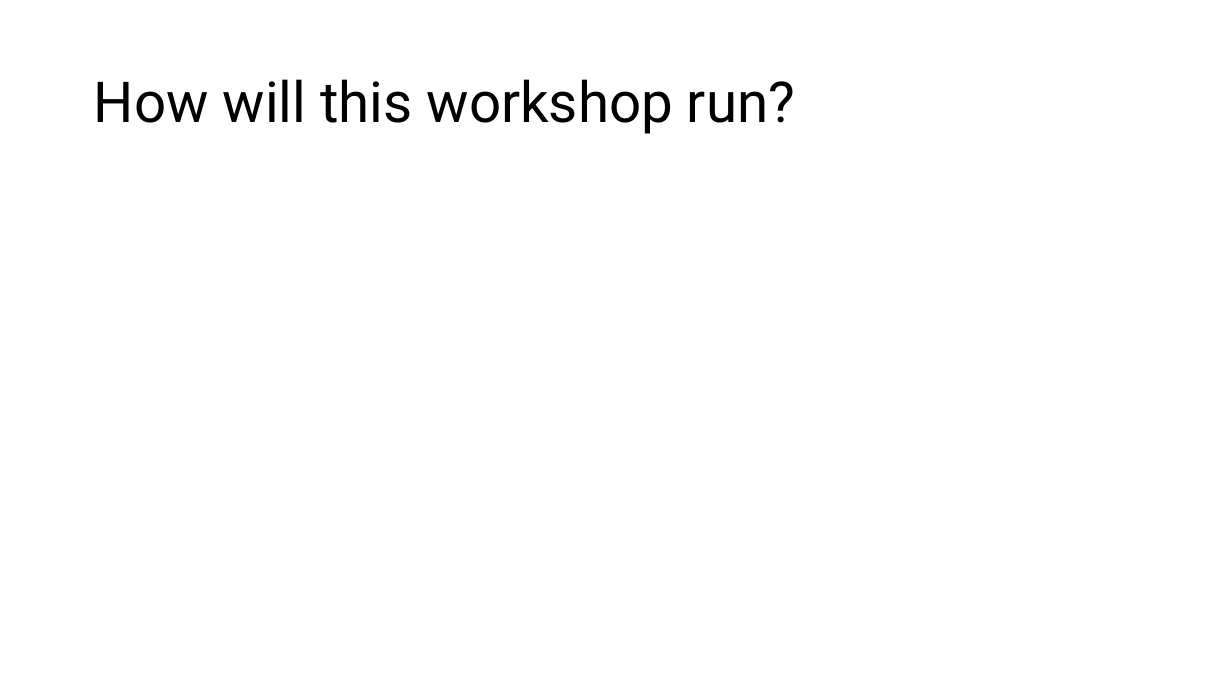
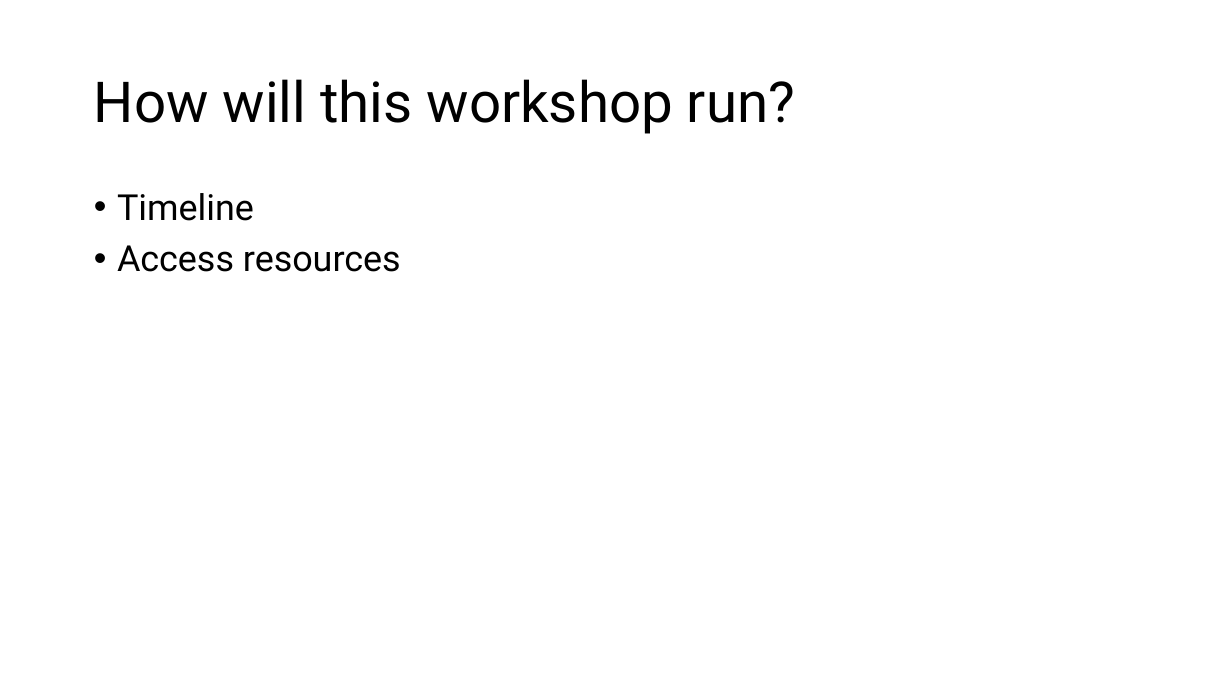
Before and after one commit to patch105/ICCB_koala_sdm, a slide deck: slide 4 of ICCB_koala_sdm_slides.pptx. Drawn at 1232x693 pixels with LibreOffice and Linux fonts; fonts in the diff are those of the drawing. Boxes give left, top, right and bottom in pixels: in the first picture for what was removed or moved away, otherwise in the second. Text is boxed around its words. In the diff, an @@ line names an element or a change of style, - is before the commit and + after.

Commit message:
Small slide update

```diff
--- a/ICCB_koala_sdm_slides.pptx
+++ b/ICCB_koala_sdm_slides.pptx
@@ text added at [117,193,401,272], 28 pt, text #000000 @@
+• Timeline
+• Access resources
```
